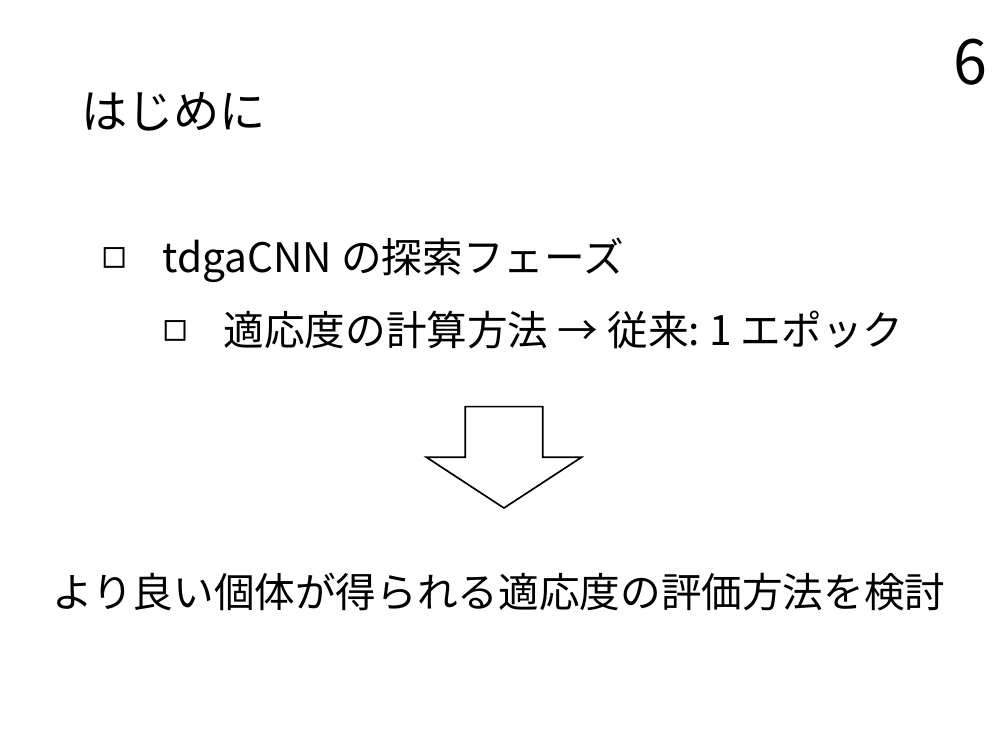
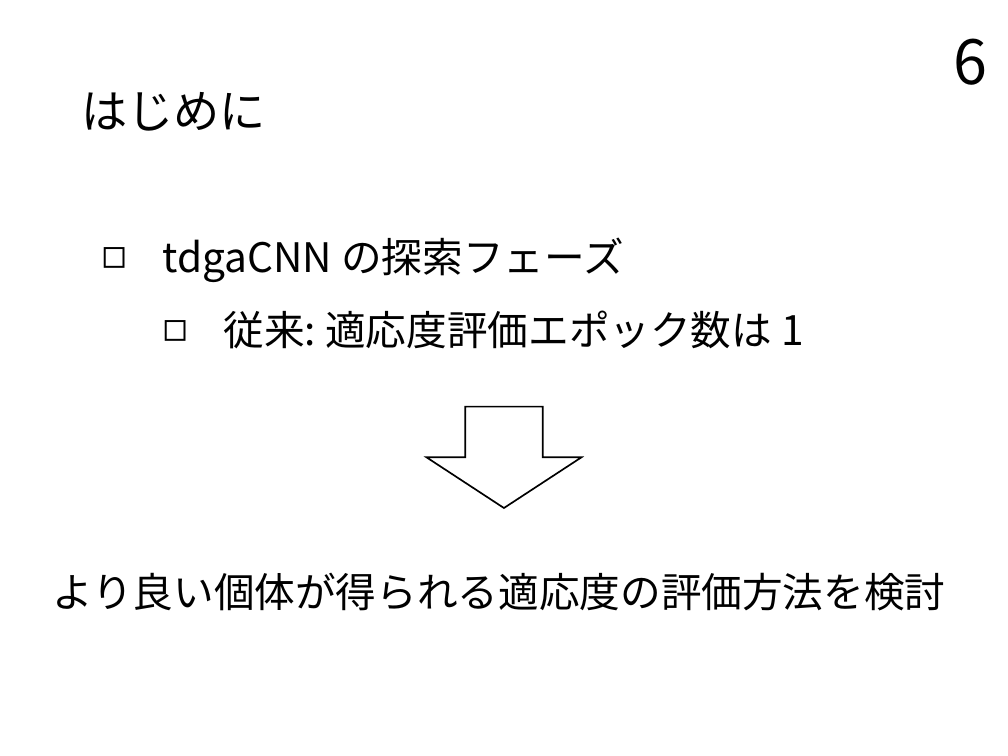
Before and after one commit to TairaTomotaka/kadai, a slide deck: slide 6 of prsn/20230124_prsn_taira.pptx. Drawn at 1008x756 pixels with LibreOffice and Linux fonts; fonts in the diff are those of the drawing. Boxes give left, top, right and bottom in pixels: in the first picture for what was removed or moved away, otherwise in the second. Text is boxed around its words. In the diff, an @@ line names an element or a change of style, - is before the commit and + after.

```diff
--- a/prsn/20230124_prsn_taira.pptx
+++ b/prsn/20230124_prsn_taira.pptx
@@ text at [224,310,804,349]: text changed @@
-    ◻ 適応度の計算方法 → 従来: 1 エポック
+    ◻ 従来: 適応度評価エポック数は 1
```
Also in this commit, not shown: 4 other slides changed, 1 slide removed, 6 other files.
